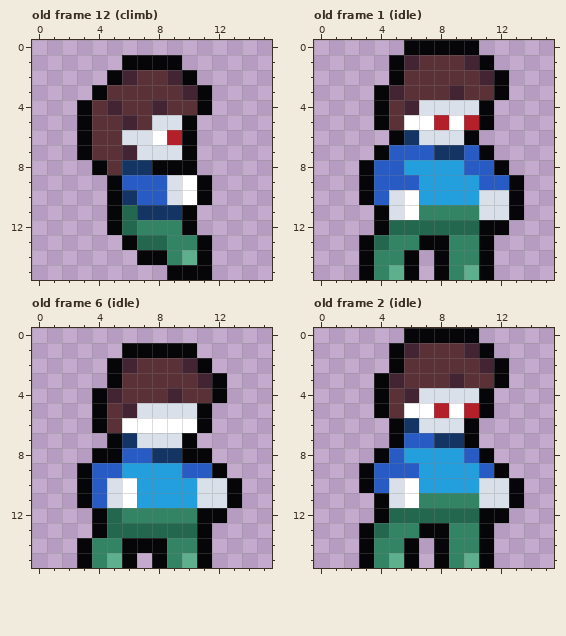
File history of a pixel-art file, haven/assets/sprites/player.aseprite. The picture above was drawn from the file before the commit.
16x16 pixels, 15 frames. Shown: old frame 12 (climb), old frame 1 (idle), old frame 6 (idle), old frame 2 (idle). The commit also changed other frames, which this record leaves out.
And afterwards:
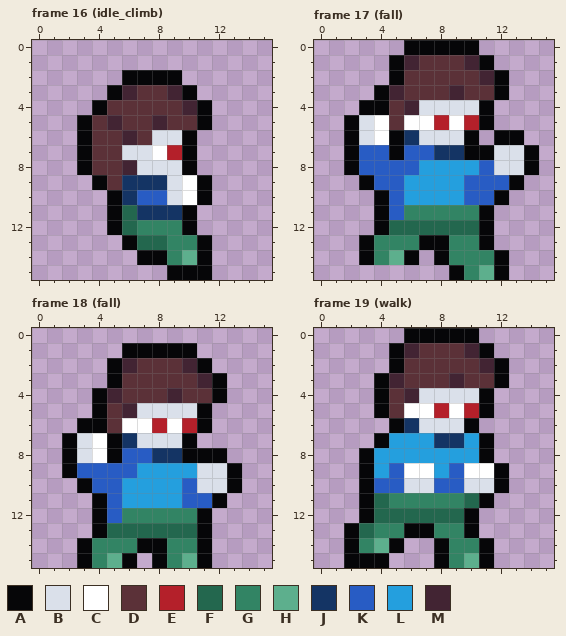
Palette (. is transparent): A #060608  B #dae0ea  C #ffffff  D #5b3138  E #b4202a  F #23674e  G #328464  H #5daf8d  J #143464  K #285cc4  L #249fde  M #422433
A new or re-ordered frame is compared with the old frame closest to it.
The edit:
frames 15 -> 21
--- frame 16 (idle_climb) is new; against old frame 12 (climb)
@@ x 0..15 @@
  0 ................
- 1 ......AAAA......
- 2 .....AMDDMA.....
- 3 ....ADDDDDMA....
- 4 ...ADMDDMDDA....
- 5 ...ADDMDBBA.....
- 6 ...ADDBBCEA.....
- 7 ...ADDMBBBA.....
- 8 ....ADJJAAA.....
- 9 .....AKKKBCA....
+ 1 ................
+ 2 ......AAAA......
+ 3 .....AMDDMA.....
+ 4 ....ADDDDDMA....
+ 5 ...ADMDDMDDA....
+ 6 ...ADDMDBBA.....
+ 7 ...ADDBBCEA.....
+ 8 ...ADDMBBBA.....
+ 9 ....ADJJJBCA....
 10 .....AJKKBCA....
--- frame 17 (fall) is new; against old frame 1 (idle)
@@ x 0..15 @@
  3 ....AMDDDMDDA...
- 4 ....ADMBBBBA....
- 5 ....ADCCECEA....
- 6 .....AJBBBA.....
- 7 ....AKKKJJKA....
- 8 ...AKKLLLLKKA...
- 9 ...AKKKLLLLKKA..
-10 ...AKBCLLLLBBA..
-11 ....ABCGGGGBBA..
-12 ....AFFFFFFAA...
-13 ...AFGGAAGGA....
-14 ...AGGA.AGGA....
-15 ...AGHA.AGHA....
+ 4 ...AADMBBBBA....
+ 5 ..ABCDCCECEA....
+ 6 ..ABCAJBBBA.AA..
+ 7 ..AKKAKKJJAABBA.
+ 8 ..AKKKKLLLLKBBA.
+ 9 ...AKKLLLLKKKA..
+10 ....AKLLLLKKA...
+11 ....AKGGGGGA....
+12 ....AFFFFFFA....
+13 ...AGGGAAGGA....
+14 ...AGHA.AGGGA...
+15 .........AGHA...
--- frame 18 (fall) is new; against old frame 6 (idle)
@@ x 0..15 @@
  5 ....ADMBBBBA....
- 6 ....ADCCCCCA....
- 7 .....AJBBBA.....
- 8 ....AAKKJJAA....
- 9 ...AKKLLLLKKA...
-10 ...AKBCLLLLBBA..
-11 ...AKBCLLLLBBA..
-12 ....AFGGGGGAA...
+ 6 ...AADCCECEA....
+ 7 ..ABCAJBBBA.....
+ 8 ..ABCAKKJJAAA...
+ 9 ..AKKKKLLLLBBA..
+10 ...AKKLLLLKBBA..
+11 ....AKLLLLKKA...
+12 ....AKGGGGGA....
 13 ....AFFFFFFA....
-14 ...AGGAAAGGA....
+14 ...AGGGAAGGA....
 15 ...AGHA.AGHA....
--- frame 19 (walk) is new; against old frame 2 (idle)
@@ x 0..15 @@
  6 .....AJBBBA.....
- 7 .....AKKJJA.....
- 8 ....AKLLLLKA....
- 9 ...AKKKLLLLKA...
-10 ...AKBCLLLLBBA..
-11 ....ABCGGGGBBA..
-12 ....AFFFFFFAA...
-13 ...AFGGAAGGA....
-14 ...AGGA.AGGA....
-15 ...AGHA.AGHA....
+ 7 ....ALLLJJLA....
+ 8 ...ALLLLLLLA....
+ 9 ...ALKCCLKCCA...
+10 ...AKKBBKKBBA...
+11 ...AFGGGGGFA....
+12 ...AFFFFFFA.....
+13 ..AFGGAAGGA.....
+14 ..AGHA..AGGA....
+15 ..AAA...AGHA....
